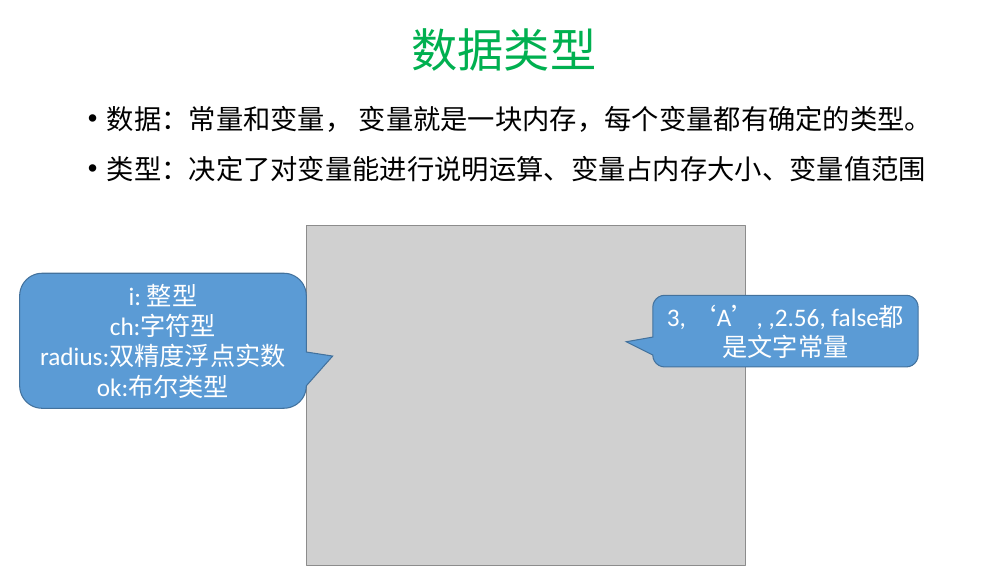
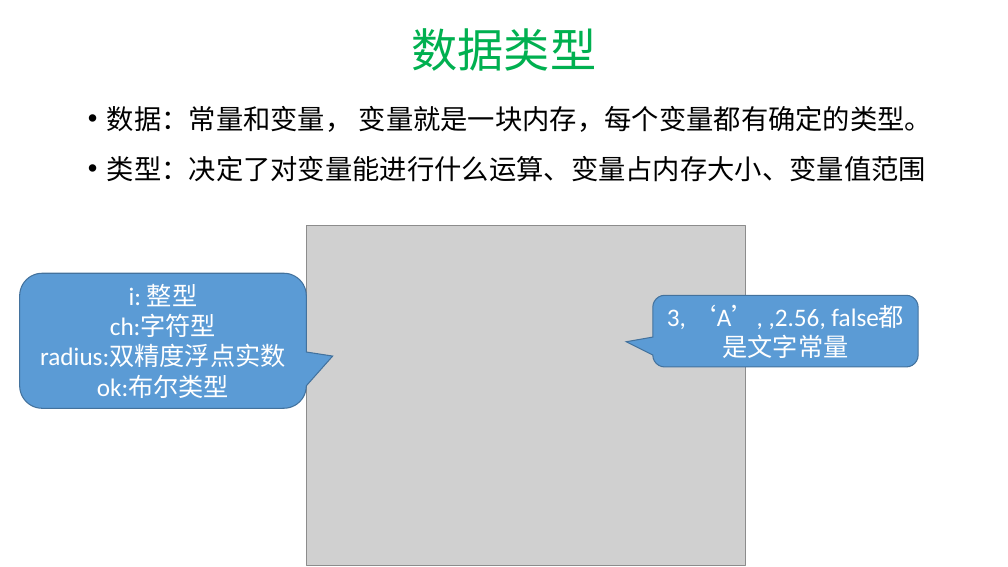
Before and after one commit to hwdong-net/cplusplus17, a slide deck: slide 18 of ppt/2 变量和类型.pptx. Drawn at 1008x567 pixels with LibreOffice and Linux fonts; fonts in the diff are those of the drawing; grey boxes stand for pictures. Boxes give left, top, right and bottom in pixels: in the first picture for what was removed or moved away, otherwise in the second. Text is boxed around its words. In the diff, an @@ line names an element or a change of style, - is before the commit and + after.

```diff
--- a/ppt/2 变量和类型.pptx
+++ b/ppt/2 变量和类型.pptx
@@ text at (107, 156, 926, 182): text changed @@
-• 类型：决定了对变量能进行说明运算、变量占内存大小、变量值范围
+• 类型：决定了对变量能进行什么运算、变量占内存大小、变量值范围
```
Also in this commit, not shown: 10 other slides changed, 1 slide added.
